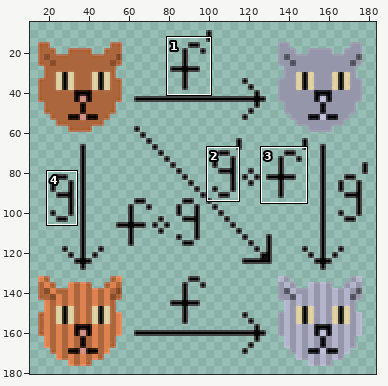
A sprite sheet gets an edit: library-logos/cats_1.png. Above: a wide view before the commit, with the close-up outlined.
Close-up. As it was:
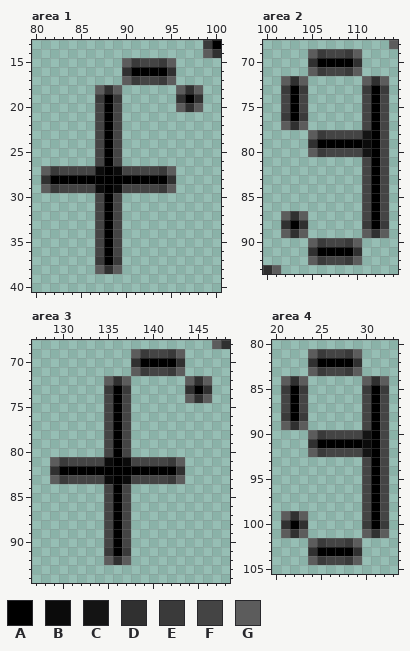
The file is 192x192 pixels. Colours within 5 levels of each other are drawn and written as one. Shown: area 1: x 80..100, y 13..40; area 2: x 100..114, y 68..93; area 3: x 127..148, y 68..94; area 4: x 20..33, y 80..105. The wide view leaves out empty margins. The commit also changed other parts of the picture, which this record leaves out.
Palette (. is transparent): A #000000  B #0b0b0b  C #141414  D #303030  E #3a3a3a  F #444444  G #5c5c5c
Now the later version:
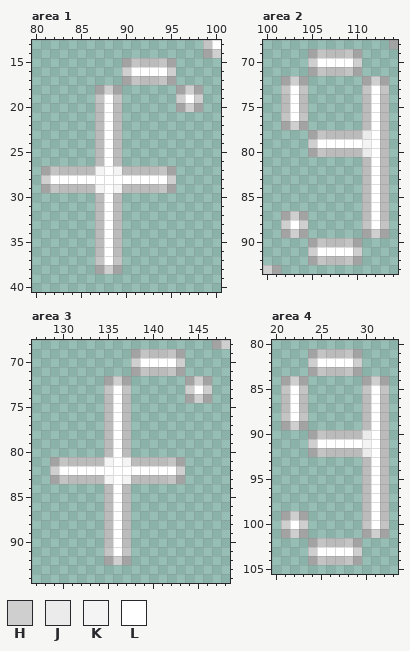
Colours new in this view: H #cfcfcf  J #ebebeb  K #f4f4f4  L #ffffff
What changed:
Colour E changes from #3a3a3a to #c4c4c4.
Colour F changes from #444444 to #bbbbbb.
Colour G changes from #5c5c5c to #a3a3a3.
Area 1:
Colour D becomes colour H in row 14 at x 100; in row 16 at x 90 and 95; in row 18 at x 88 and 97; in row 19 at x 96 and 98; in row 20 at x 97; in row 28 at x 81 and 95.
Colour D becomes colour H in row 38 at x 88.
Colour B becomes colour K in row 27 at x 87 and 89; in row 29 at x 87 and 89.
Colour A becomes colour L in row 13 at x 100; in row 16 at x 91 to 94; in row 19 at x 88 and 97; in rows 20 to 27 at x 88; in row 28 at x 82 to 94; in rows 29 to 37 at x 88.
Area 2:
Colour D becomes colour H in row 70 at x 105 and 110; in row 72 at x 103 and 112; in row 77 at x 103; in row 79 at x 105; in row 87 at x 103; in row 88 at x 102 and 104.
Colour D becomes colour H in row 89 at x 103 and 112; in row 91 at x 105 and 110; in row 93 at x 100.
Colour C becomes colour J in row 78 at x 111; in row 80 at x 111.
Colour B becomes colour K in row 79 at x 111.
Colour A becomes colour L in row 70 at x 106 to 109; in rows 73 to 76 at x 103 and 112; in rows 77 to 78 at x 112; in row 79 at x 106 to 110 and 112; in rows 80 to 87 at x 112; in row 88 at x 103 and 112.
Colour A becomes colour L in row 91 at x 106 to 109.
Area 3:
Colour D becomes colour H in row 68 at x 148; in row 70 at x 138 and 143; in row 72 at x 136 and 145; in row 73 at x 144 and 146; in row 74 at x 145; in row 82 at x 129 and 143.
Colour D becomes colour H in row 92 at x 136.
Colour B becomes colour K in row 81 at x 135 and 137; in row 83 at x 135 and 137.
Colour A becomes colour L in row 70 at x 139 to 142; in row 73 at x 136 and 145; in rows 74 to 81 at x 136; in row 82 at x 130 to 142; in rows 83 to 91 at x 136.
Area 4:
Colour D becomes colour H in row 82 at x 24 and 29; in row 84 at x 22 and 31; in row 89 at x 22; in row 91 at x 24; in row 99 at x 22; in row 100 at x 21 and 23.
Colour D becomes colour H in row 101 at x 22 and 31; in row 103 at x 24 and 29.
Colour C becomes colour J in row 90 at x 30; in row 92 at x 30.
Colour B becomes colour K in row 91 at x 30.
Colour A becomes colour L in row 82 at x 25 to 28; in rows 85 to 88 at x 22 and 31; in rows 89 to 90 at x 31; in row 91 at x 25 to 29 and 31; in rows 92 to 99 at x 31; in row 100 at x 22 and 31.
Colour A becomes colour L in row 103 at x 25 to 28.
Pixel boxes of the changes (left, top, right, bottom) in both close-ups:
changed: (41, 40, 221, 274)
changed: (263, 40, 398, 274)
changed: (50, 340, 230, 565)
changed: (281, 349, 389, 565)
